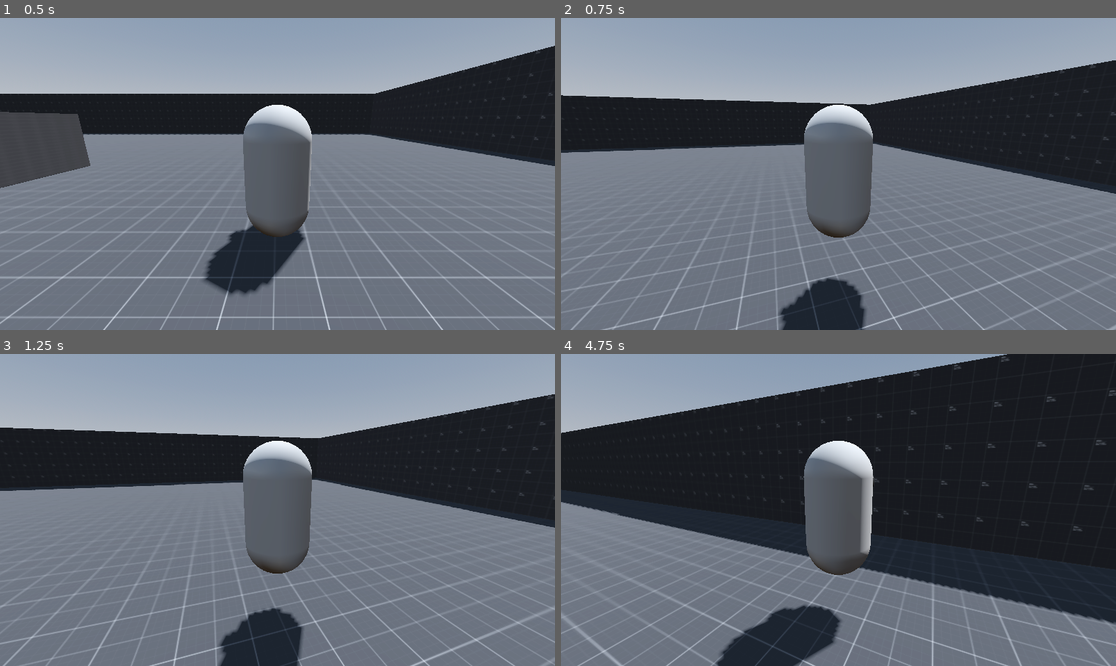
Above: before the commit, frames 1-4 (two rows, left to right).
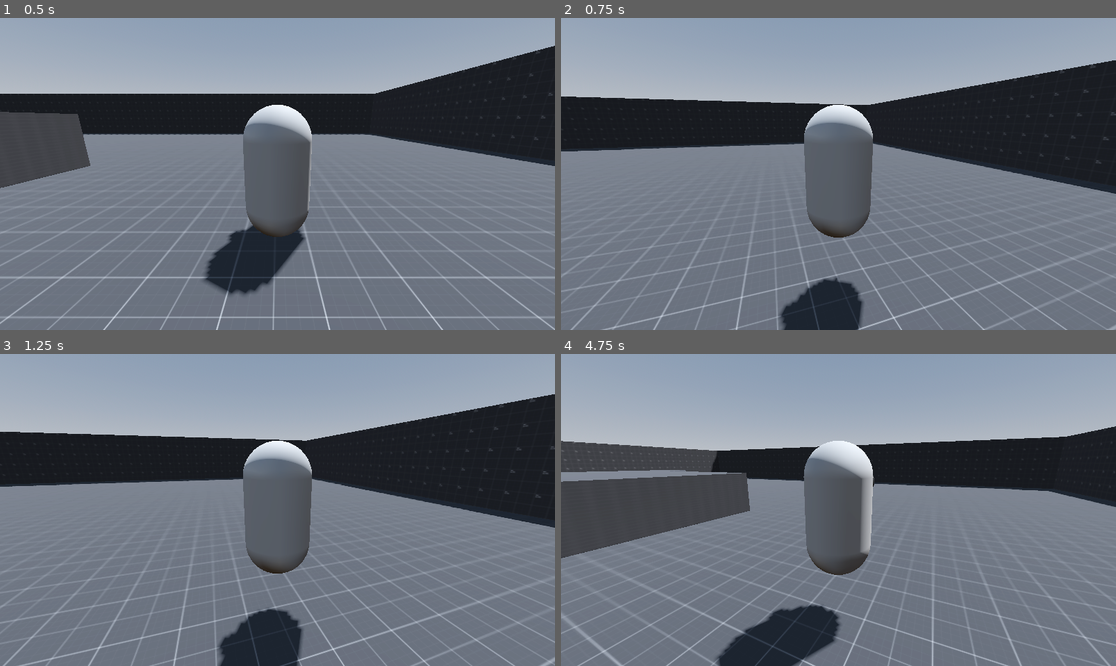
Above: after the commit, the same moments.

Repository: Zokerus/3D-ARPG
Game: Godot game, scene res://main.tscn
Two runs of this game, one before a commit and one after it. Both use one fixed random seed, a clock stepped at 60 frames per second and the inputs below.
Inputs (mouse positions are in pixels of both pictures, inside the frame that each line leads up to):
- Up to frame 1 (0.5 s): no input
- Up to frame 2 (0.75 s): tap Enter (ui_accept) at 0.5 s; move the mouse to (866, 174) at 0.52 s; hold Up (ui_up) from 0.53 s (still down)
- Up to frame 3 (1.25 s): keep holding Up (ui_up); tap Enter (ui_accept) at 0.77 s
- Up to frame 4 (4.75 s): keep holding Up (ui_up); move the mouse to (810, 510) at 1.27 s; tap Enter (ui_accept) at 1.52, 3.02, 3.77, 4.52 s; move the mouse to (849, 503) at 2.02 s; move the mouse to (832, 516) at 2.77 s; move the mouse to (877, 513) at 3.52 s; move the mouse to (794, 506) at 4.27 s

Frame 1 is identical in both runs. In frame 2, 0.5% of the frame differs, in the area x 0-100%, y 24-100%; in frame 3, 1.6%; in frame 4, 46%, in the area x 0-100%, y 0-100%.

Commit message:
add player rotation in direction of camera view
[bug] player is oscillating around movement direction, rotation is never ZERO.

Diff:
--- a/Character/Camera/camera_controller.gd
+++ b/Character/Camera/camera_controller.gd
@@ -9,7 +9,7 @@
 
 # Called when the node enters the scene tree for the first time.
 func _ready() -> void:
-	Input.mouse_mode = Input.MOUSE_MODE_CAPTURED
+	Input.set_mouse_mode(Input.MOUSE_MODE_CAPTURED)
 
 
 # Called every frame. 'delta' is the elapsed time since the previous frame.
--- a/Character/Player/player.gd
+++ b/Character/Player/player.gd
@@ -1,12 +1,13 @@
 extends CharacterBody3D
 class_name PlayerCharacter
 
-@export var cameraController: CameraController
+@export var mainCamera: CameraController
 
 const SPEED = 5.0
 const JUMP_VELOCITY = 4.5
+const CHARACTER_ROTATION_RATE = 4*PI;
 
-
+var movementDirection: Vector3 = Vector3.ZERO
 
 func _physics_process(delta: float) -> void:
 	# Add the gravity.
@@ -19,14 +20,23 @@
 
 	# Get the input direction and handle the movement/deceleration.
 	# As good practice, you should replace UI actions with custom gameplay actions.
-	var input_dir := Input.get_vector("ui_left", "ui_right", "ui_up", "ui_down")
-	var direction := (transform.basis * Vector3(input_dir.x, 0, input_dir.y)).normalized()
-	if direction:
-		velocity.x = direction.x * SPEED
-		velocity.z = direction.z * SPEED
+	#var input_dir := Input.get_vector("ui_left", "ui_right", "ui_up", "ui_down")
+	#var direction := (transform.basis * Vector3(input_dir.x, 0, input_dir.y)).normalized()
+	CalculateMovement(delta)
+	if movementDirection != Vector3.ZERO:
+		velocity.x = movementDirection.x * SPEED
+		velocity.z = movementDirection.z * SPEED
 	else:
 		velocity.x = move_toward(velocity.x, 0, SPEED)
 		velocity.z = move_toward(velocity.z, 0, SPEED)
 
 	move_and_slide()
-	cameraController.position = self.position
+	mainCamera.position = self.position
+
+
+func CalculateMovement(delta: float):
+	var input_dir: Vector2 = Input.get_vector("Left", "Right", "Forward", "Backward")
+	movementDirection = mainCamera.transform.basis * Vector3(input_dir.x, 0, input_dir.y).normalized()
+	if movementDirection != Vector3.ZERO:
+		var rotation_Angle: float = -transform.basis.z.signed_angle_to(movementDirection, Vector3.UP)
+		self.rotate_y(sign(rotation_Angle) * minf(CHARACTER_ROTATION_RATE * delta, absf(rotation_Angle)))
--- a/main.tscn
+++ b/main.tscn
@@ -10,8 +10,8 @@
 
 [node name="Test World" parent="." instance=ExtResource("1_6r5ae")]
 
-[node name="Player" parent="." node_paths=PackedStringArray("cameraController") instance=ExtResource("2_0d5ml")]
+[node name="Player" parent="." node_paths=PackedStringArray("mainCamera") instance=ExtResource("2_0d5ml")]
 transform = Transform3D(1, 0, 0, 0, 1, 0, 0, 0, 1, 12.5383, 0, 0)
-cameraController = NodePath("../CameraController")
+mainCamera = NodePath("../CameraController")
 
 [node name="CameraController" parent="." instance=ExtResource("3_5gydf")]
--- a/project.godot
+++ b/project.godot
@@ -15,6 +15,29 @@
 config/features=PackedStringArray("4.3", "Forward Plus")
 config/icon="res://icon.svg"
 
+[input]
+
+Forward={
+"deadzone": 0.5,
+"events": [Object(InputEventKey,"resource_local_to_scene":false,"resource_name":"","device":-1,"window_id":0,"alt_pressed":false,"shift_pressed":false,"ctrl_pressed":false,"meta_pressed":false,"pressed":false,"keycode":0,"physical_keycode":87,"key_label":0,"unicode":119,"location":0,"echo":false,"script":null)
+]
+}
+Backward={
+"deadzone": 0.5,
+"events": [Object(InputEventKey,"resource_local_to_scene":false,"resource_name":"","device":-1,"window_id":0,"alt_pressed":false,"shift_pressed":false,"ctrl_pressed":false,"meta_pressed":false,"pressed":false,"keycode":0,"physical_keycode":83,"key_label":0,"unicode":115,"location":0,"echo":false,"script":null)
+]
+}
+Left={
+"deadzone": 0.5,
+"events": [Object(InputEventKey,"resource_local_to_scene":false,"resource_name":"","device":-1,"window_id":0,"alt_pressed":false,"shift_pressed":false,"ctrl_pressed":false,"meta_pressed":false,"pressed":false,"keycode":0,"physical_keycode":65,"key_label":0,"unicode":97,"location":0,"echo":false,"script":null)
+]
+}
+Right={
+"deadzone": 0.5,
+"events": [Object(InputEventKey,"resource_local_to_scene":false,"resource_name":"","device":-1,"window_id":0,"alt_pressed":false,"shift_pressed":false,"ctrl_pressed":false,"meta_pressed":false,"pressed":false,"keycode":0,"physical_keycode":68,"key_label":0,"unicode":100,"location":0,"echo":false,"script":null)
+]
+}
+
 [layer_names]
 
 3d_physics/layer_1="Terrain"
